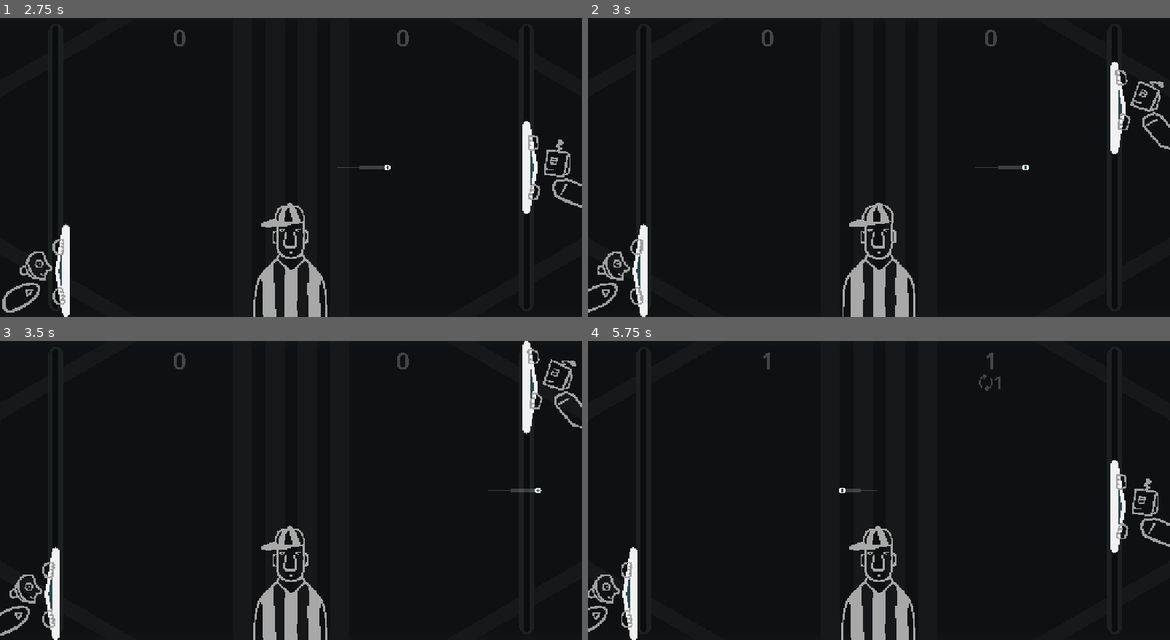
Above: before the commit, frames 1-4 (two rows, left to right).
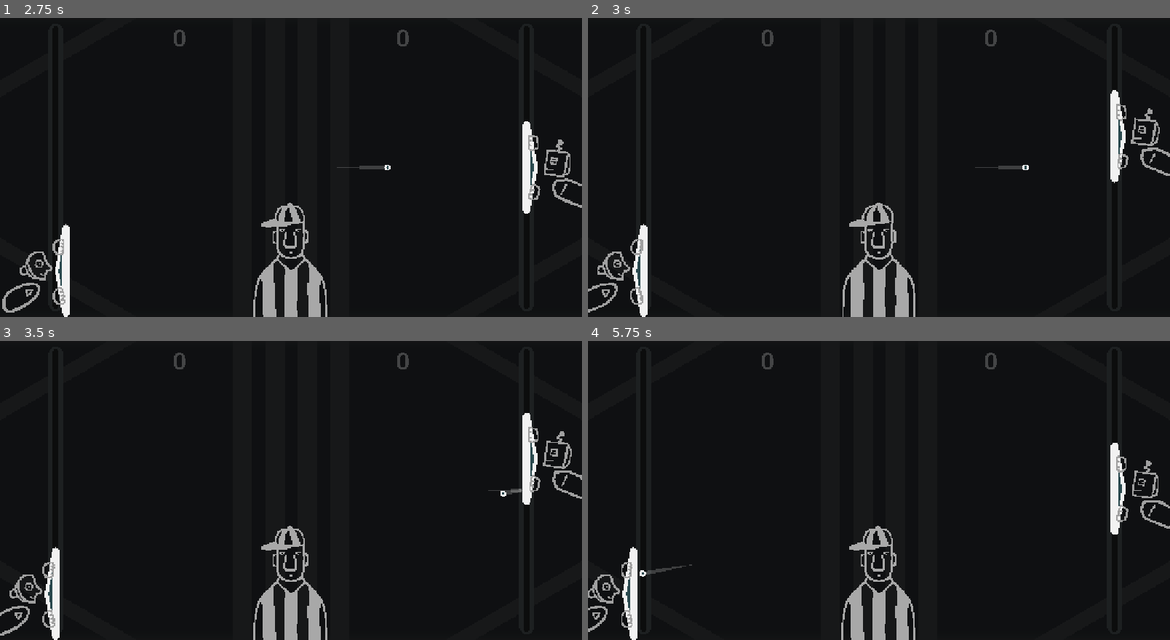
Above: after the commit, the same moments.

Repository: pixerhp/Pixers-Pong
Game: Godot game, scene res://scenes/topscenes/gameplay_topscene.tscn
The game is run twice, just before and just after one commit, with the same random seed, the same clock (stepped at 60 frames per second) and the same inputs.
Inputs (mouse positions are in pixels of both pictures, inside the frame that each line leads up to):
- Up to frame 1 (2.75 s): move the mouse to (419, 152) at 0.52 s; hold D (plr1_bump_right) 0.53-1.28 s; tap Shift (plr1_slow) at 0.6, 2.1 s; click (419, 152) at 0.67 s; move the mouse to (174, 182) at 1.27 s; hold S (plr1_down) 1.28-2.03 s; tap Keypad 0 (plr2_slow) at 1.35 s; move the mouse to (349, 101) at 2.02 s; hold D (plr1_bump_right) from 2.03 s (still down)
- Up to frame 2 (3 s): move the mouse to (849, 227) at 2.77 s; release D (plr1_bump_right) at 2.78 s; hold Up (plr2_up) from 2.78 s (still down); tap Keypad 0 (plr2_slow) at 2.85 s; click (849, 227) at 2.92 s
- Up to frame 3 (3.5 s): keep holding Up (plr2_up)
- Up to frame 4 (5.75 s): move the mouse to (1053, 535) at 3.52 s; release Up (plr2_up) at 3.53 s; hold A (plr1_bump_left) 3.53-4.25 s; tap Shift (plr1_slow) at 3.6 s; tap Escape (pause_escape) at 4.15 s; click "RESUME" at 4.25 s; move the mouse to (704, 445) at 5.02 s; hold A (plr1_bump_left) from 5.03 s (still down); tap Keypad 0 (plr2_slow) at 5.1 s

Frame 1 is identical in both runs. In frame 2, 1.2% of the frame differs, in the area x 89-100%, y 14-56%; in frame 3, 1.8%, in the area x 86-100%, y 0-55%; in frame 4, 1.3%.

Commit message:
Implement converger CPU + Other improvements

Diff:
--- a/scripts/autoloaded/globals.gd
+++ b/scripts/autoloaded/globals.gd
@@ -5,29 +5,32 @@
 	ProjectSettings.get_setting("display/window/size/viewport_height"),)
 
 enum CPU_MODES {
-	NO_AI,
+	OFF,
+	OFF_BUT_YOURE_A_ROBOT,
 	COPYCAT, # Copies the other player's inputs with a one-frame delay.
 	RANDOM_MASH, # Mashes random movement inputs every frame. (It's not very effective.)
+	#WEIGHTED_RANDOM_MASH,
 	ZIGZAGGER_SLOW,
 	ZIGZAGGER, # Alternately moves between the top-most and bottom-most paddle positions.
-
 	CHASER_SLOW,
 	CHASER, # Simply "chases" the ball's current y-position.
 
 	CONVERGER_SLOW,
 	CONVERGER, # !!! Tries to move to where the ball will be if it reaches the paddle x on it's current trajectory.
+
 	PATIENT_CONVERGER_SLOW,
 	PATIENT_CONVERGER, # !!! like previous but waits in the center if the ball's current trajectory goes beyond the floor/ceiling
-	PREDICTOR_SLOW,
-	PREDICTOR, # !!! Accounts for up to one bounce, waits in the center if there will be multiple.
-	DEEP_PREDICTOR_SLOW,
-	DEEP_PREDICTOR, # !!! like previous, but accounts for arbirarily many bounces, so no waiting in center.
+
+	SINGLE_BOUNCE_PREDICTOR_SLOW,
+	SINGLE_BOUNCE_PREDICTOR, # !!! Accounts for up to one bounce, waits in the center if there will be multiple.
+	DEEP_BOUNCE_PREDICTOR_SLOW,
+	DEEP_BOUNCE_PREDICTOR, # !!! like previous, but accounts for arbirarily many bounces, so no waiting in center.
 	MASTER_SLOW,
 	MASTER, # Good luck. # !!! like previous, but aggressively tries to aim the ball to where the other player isn't with its paddle hits.
 }
 
-var plr1_cpu_mode: int = CPU_MODES.NO_AI
-var plr2_cpu_mode: int = CPU_MODES.CHASER
+var plr1_cpu_mode: int = CPU_MODES.OFF
+var plr2_cpu_mode: int = CPU_MODES.CONVERGER
 
 var plr1_score: int = 0
 var plr1_streak: int = 0
--- a/scripts/gameplay_script.gd
+++ b/scripts/gameplay_script.gd
@@ -111,16 +111,14 @@
 	is_game_paused = false
 	%PauseMenuContainer.visible = false
 
+var RANDOM_MOVEMENT_SEED_OFFSET: int = randi()
 func handle_paddle_ai(is_plr_2: bool, ai_mode):
 	var paddle_noderef: Node2D = %RightPaddle if is_plr_2 else %LeftPaddle
 	var act_prefix: String = "plr2_" if is_plr_2 else "plr1_"
 	var alt_act_prefix: String = "plr1_" if is_plr_2 else "plr2_"
-	#input_event.action = "plr2_up"
-	#input_event.pressed = true
-	#Input.parse_input_event(input_event)
 
 	match ai_mode:
-		Globals.CPU_MODES.NO_AI:
+		Globals.CPU_MODES.OFF, Globals.CPU_MODES.OFF_BUT_YOURE_A_ROBOT:
 			return
 
 		Globals.CPU_MODES.COPYCAT:
@@ -134,7 +132,8 @@
 			const RANDOM_MOVEMENT_DURATION: int = 32
 			var rng = RandomNumberGenerator.new()
 			@warning_ignore("integer_division")
-			rng.seed = Time.get_ticks_msec() / RANDOM_MOVEMENT_DURATION
+			rng.seed = (Time.get_ticks_msec() / RANDOM_MOVEMENT_DURATION) * (314 if is_plr_2 else 1)
+			rng.seed += RANDOM_MOVEMENT_SEED_OFFSET
 			if ((rng.randi() % 3) == 0):
 				set_input(act_prefix + "up", false)
 				set_input(act_prefix + "down", false)
@@ -173,21 +172,36 @@
 			handle_paddle_ai(is_plr_2, Globals.CPU_MODES.CHASER)
 			set_input(act_prefix + "slow", true)
 		Globals.CPU_MODES.CHASER:
-			var vert_difference: float = %Ball.position.y - paddle_noderef.position.y
+			var vert_diff: float = %Ball.position.y - paddle_noderef.position.y
 			if (
-				(Input.is_action_pressed(act_prefix + "up") and Input.is_action_pressed(act_prefix + "down")) or
-				(Input.is_action_pressed(act_prefix + "up") and (vert_difference > 0.0)) or
-				(Input.is_action_pressed(act_prefix + "down") and (vert_difference < 0.0)) or
-				(abs(vert_difference) < (0.25 * PAD_Y_TOPLIMIT))
+				(Input.is_action_pressed(act_prefix + "up") and (vert_diff > 0.0)) or
+				(Input.is_action_pressed(act_prefix + "down") and (vert_diff < 0.0)) or
+				(abs(vert_diff) < (0.25 * PAD_Y_TOPLIMIT))
 			):
 				set_input(act_prefix + "up", false)
 				set_input(act_prefix + "down", false)
-			elif (vert_difference < (-0.5 * PAD_Y_TOPLIMIT)):
+			elif (vert_diff < (-0.5 * PAD_Y_TOPLIMIT)):
 				set_input(act_prefix + "up", (paddle_noderef.position.y > PAD_Y_TOPLIMIT))
 				set_input(act_prefix + "down", false)
-			elif (vert_difference > (0.5 * PAD_Y_TOPLIMIT)):
+			elif (vert_diff > (0.5 * PAD_Y_TOPLIMIT)):
 				set_input(act_prefix + "up", false)
 				set_input(act_prefix + "down", (paddle_noderef.position.y < PAD_Y_BOTTOMLIMIT))
+
+		Globals.CPU_MODES.CONVERGER_SLOW:
+			handle_paddle_ai(is_plr_2, Globals.CPU_MODES.CONVERGER)
+			set_input(act_prefix + "slow", true)
+		Globals.CPU_MODES.CONVERGER:
+			var ball_velocity: Vector2 = %Ball.get_meta("velocity")
+			var predicted_ball_y: float = %Ball.position.y + ((ball_velocity.y / ball_velocity.x) * (%Ball.position.x -paddle_noderef.position.x) * (-1.0 if is_plr_2 else 1.0))
+			if ( # Wait in the center if the ball is travelling to the other player or is predicted OOB:
+				((ball_velocity.x < 0.0) if is_plr_2 else (ball_velocity.x > 0.0)) or
+				(predicted_ball_y < BALL_Y_TOPLIMIT) or (predicted_ball_y > BALL_Y_BOTTOMLIMIT)
+			):
+				set_input(act_prefix + "up", paddle_noderef.position.y > ((Globals.GAME_SIZE.y / 2.0) + (PAD_Y_TOPLIMIT * 0.5)))
+				set_input(act_prefix + "down", paddle_noderef.position.y < ((Globals.GAME_SIZE.y / 2.0) - (PAD_Y_TOPLIMIT * 0.5)))
+			else: # Else move to the predicted ball location:
+				set_input(act_prefix + "up", paddle_noderef.position.y > predicted_ball_y + (PAD_Y_TOPLIMIT * 0.5))
+				set_input(act_prefix + "down", paddle_noderef.position.y < predicted_ball_y - (PAD_Y_TOPLIMIT * 0.5))
 
 func reset_ai_inputs(is_plr_2: bool):
 	if is_plr_2:
@@ -225,7 +239,7 @@
 	#var paddlemesh_noderef: Node2D = (%RightPaddle/%MeshContainer if is_plr_2 else %LeftPaddle/%MeshContainer)
 	var paddlemesh_bars_noderef: Node2D = (%RightPaddle/%BarsContainer if is_plr_2 else %LeftPaddle/%BarsContainer)
 	var padchar_noderef: AnimatedSprite2D = (%RightPaddle/%AnimChar if is_plr_2 else %LeftPaddle/%AnimChar)
-	var padchar_anim_prefix: String = "plr_" if ((Globals.plr2_cpu_mode if is_plr_2 else Globals.plr1_cpu_mode) == Globals.CPU_MODES.NO_AI) else "bot_"
+	var padchar_anim_prefix: String = "plr_" if ((Globals.plr2_cpu_mode if is_plr_2 else Globals.plr1_cpu_mode) == Globals.CPU_MODES.OFF) else "bot_"
 	var plr_prefix: String = ("plr2_" if is_plr_2 else "plr1_")
 	# General setup:
 	var pad_vel: float = paddle_noderef.get_meta("velocity")
@@ -472,7 +486,8 @@
 
 func calc_charthrow(init_vel: Vector2, is_plr_2: bool) -> Vector2:
 	(%RightPaddle/%AnimChar if is_plr_2 else %LeftPaddle/%AnimChar).set_meta("time_surprised", Time.get_ticks_msec())
-	return Vector2(init_vel.length() * 0.5 * (-1.0 if is_plr_2 else 1.0), 0.0).rotated(atan(init_vel.y/init_vel.x) * 0.25 * (-1.0 if (init_vel.x < 0.0) else 1.0) * (-1.0 if is_plr_2 else 1.0))
+	return Vector2(init_vel.length() * 0.5 * (-1.0 if is_plr_2 else 1.0), 0.0).rotated(
+		atan(init_vel.y/init_vel.x) * 0.25 * (-1.0 if (init_vel.x < 0.0) else 1.0) * (-1.0 if is_plr_2 else 1.0))
 
 # Constants and variables associated with the ball's trail:
 const BALLTRAIL_DURATION: float = 250 # (Time in ms.)
